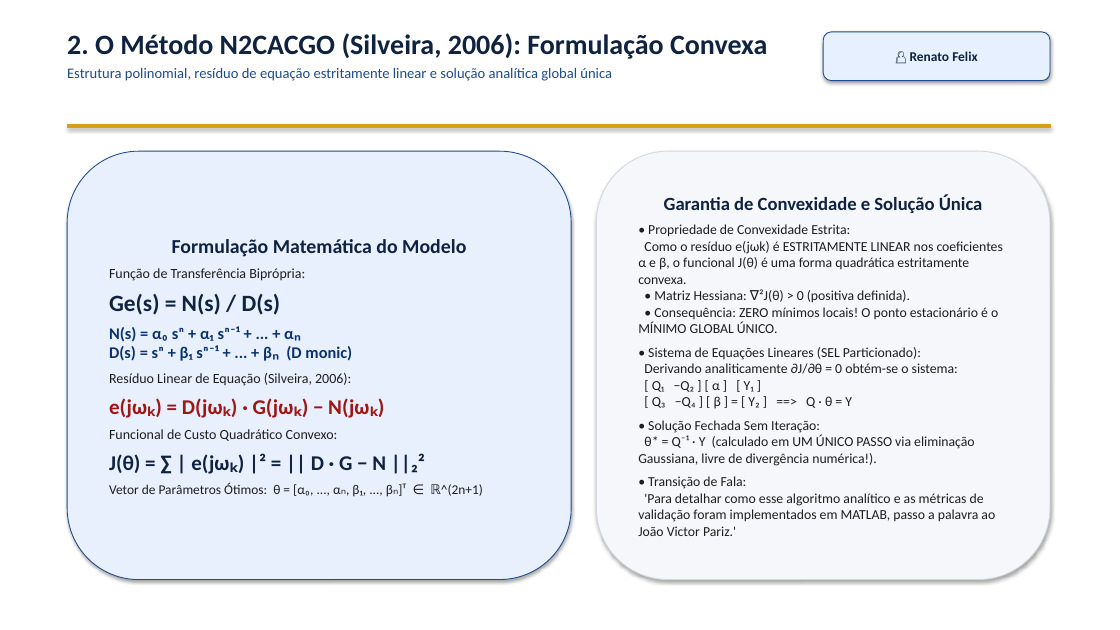
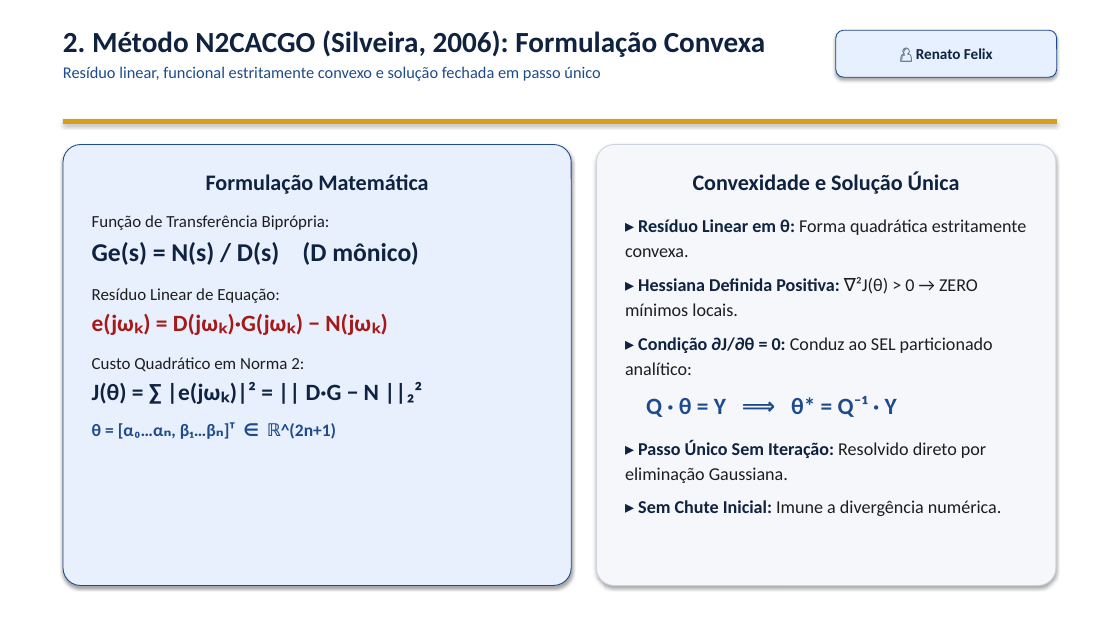
Before and after one commit to VPariz/masd-identificacao-n2cacgo, a slide deck: slide 3 of apresentacao/apresentacao_MASD_N2CACGO_IME.pptx. Drawn at 1120x630 pixels with LibreOffice and Linux fonts; fonts in the diff are those of the drawing. Boxes give left, top, right and bottom in pixels: in the first picture for what was removed or moved away, otherwise in the second. Text is boxed around its words. In the diff, an @@ line names an element or a change of style, - is before the commit and + after.

Commit message:
Improve slide readability, enlarge fonts, fix Simulink diagram, and add code validations to Pariz block

```diff
--- a/apresentacao/apresentacao_MASD_N2CACGO_IME.pptx
+++ b/apresentacao/apresentacao_MASD_N2CACGO_IME.pptx
@@ text at box(63, 30, 765, 81): text changed; size 12.5 to 14 pt @@
-2. O Método N2CACGO (Silveira, 2006): Formulação Convexa
-Estrutura polinomial, resíduo de equação estritamente linear e solução analítica global única
+2. Método N2CACGO (Silveira, 2006): Formulação Convexa
+Resíduo linear, funcional estritamente convexo e solução fechada em passo único
@@ rounded rectangle "👤 Renato Felix": place and size @@
-rounded rectangle "👤 Renato Felix" at box(823, 32, 1050, 81)
+rounded rectangle "👤 Renato Felix" at box(836, 30, 1057, 77)
@@ rounded rectangle "👤 Renato Felix" at box(836, 30, 1057, 77): size 11.5 to 13 pt @@
@@ rectangle: place and size @@
-rectangle at box(67, 124, 1050, 128)
+rectangle at box(63, 119, 1057, 123)
@@ rounded rectangle "Formulação Matemática": place and size @@
-rounded rectangle "Formulação Matemática" at box(67, 151, 571, 580)
+rounded rectangle "Formulação Matemática" at box(63, 145, 571, 586)
@@ rounded rectangle "Formulação Matemática" at box(63, 145, 571, 586): vertical alignment middle to top; proportions changed @@
@@ rounded rectangle "Convexidade e Solução Única": place and size @@
-rounded rectangle "Convexidade e Solução Única" at box(597, 151, 1050, 580)
+rounded rectangle "Convexidade e Solução Única" at box(597, 145, 1056, 586)
@@ rounded rectangle "Convexidade e Solução Única" at box(597, 145, 1056, 586): vertical alignment middle to top; outline #D2D7E1 0.75 pt to #CDD4E0 0.75 pt; proportions changed @@
@@ text in rounded rectangle at box(206, 174, 428, 194): text changed; size 17 to 19 pt @@
-Formulação Matemática do Modelo
+Formulação Matemática
@@ text in rounded rectangle at box(625, 171, 1026, 516): text changed; size 11.8 to 15.5 pt @@
-Garantia de Convexidade e Solução Única
-• Propriedade de Convexidade Estrita:
-Como o resíduo e(jωk) é ESTRITAMENTE LINEAR nos coeficientes α e β, o funcional J(θ) é uma forma quadrática estritamente convexa.
-• Matriz Hessiana: ∇²J(θ) > 0 (positiva definida).
-• Consequência: ZERO mínimos locais! O ponto estacionário é o MÍNIMO GLOBAL ÚNICO.
-• Sistema de Equações Lineares (SEL Particionado):
-Derivando analiticamente ∂J/∂θ = 0 obtém-se o sistema:
-[ Q₁ −Q₂ ] [ α ] [ Y₁ ]
-[ Q₃ −Q₄ ] [ β ] = [ Y₂ ] ==> Q · θ = Y
-• Solução Fechada Sem Iteração:
-θ* = Q⁻¹ · Y (calculado em UM ÚNICO PASSO via eliminação Gaussiana, livre de divergência numérica!).
-• Transição de Fala:
-'Para detalhar como esse algoritmo analítico e as métricas de validação foram implementados em MATLAB, passo a palavra ao João Victor Pariz.'
+Convexidade e Solução Única
+▸ Resíduo Linear em θ: Forma quadrática estritamente convexa.
+▸ Hessiana Definida Positiva: ∇²J(θ) > 0 → ZERO mínimos locais.
+▸ Condição ∂J/∂θ = 0: Conduz ao SEL particionado analítico:
+Q · θ = Y ⟹ θ* = Q⁻¹ · Y
+▸ Passo Único Sem Iteração: Resolvido direto por eliminação Gaussiana.
+▸ Sem Chute Inicial: Imune a divergência numérica.
@@ text in rounded rectangle at box(92, 215, 330, 230): size 12 to 14.5 pt in "Função de Transferência Biprópria:"; more space between paragraphs @@
@@ text in rounded rectangle at box(92, 242, 422, 439): text changed; size 12 to 20 pt; text colour #1E1E1E to #0F2240; bold on @@
-Ge(s) = N(s) / D(s)
-N(s) = α₀ sⁿ + α₁ sⁿ⁻¹ + ... + αₙ
-D(s) = sⁿ + β₁ sⁿ⁻¹ + ... + βₙ (D monic)
-Resíduo Linear de Equação (Silveira, 2006):
-e(jωₖ) = D(jωₖ) · G(jωₖ) − N(jωₖ)
-Funcional de Custo Quadrático Convexo:
-J(θ) = ∑ | e(jωₖ) |² = || D · G − N ||₂²
-Vetor de Parâmetros Ótimos: θ = [α₀, ..., αₙ, β₁, ..., βₙ]ᵀ ∈ ℝ^(2n+1)
+Ge(s) = N(s) / D(s) (D mônico)
+Resíduo Linear de Equação:
+e(jωₖ) = D(jωₖ)·G(jωₖ) − N(jωₖ)
+Custo Quadrático em Norma 2:
+J(θ) = ∑ |e(jωₖ)|² = || D·G − N ||₂²
+θ = [α₀…αₙ, β₁…βₙ]ᵀ ∈ ℝ^(2n+1)
```
Also in this commit, not shown: 9 other slides changed, 4 slides added, 4 slides removed, 9 other files.
